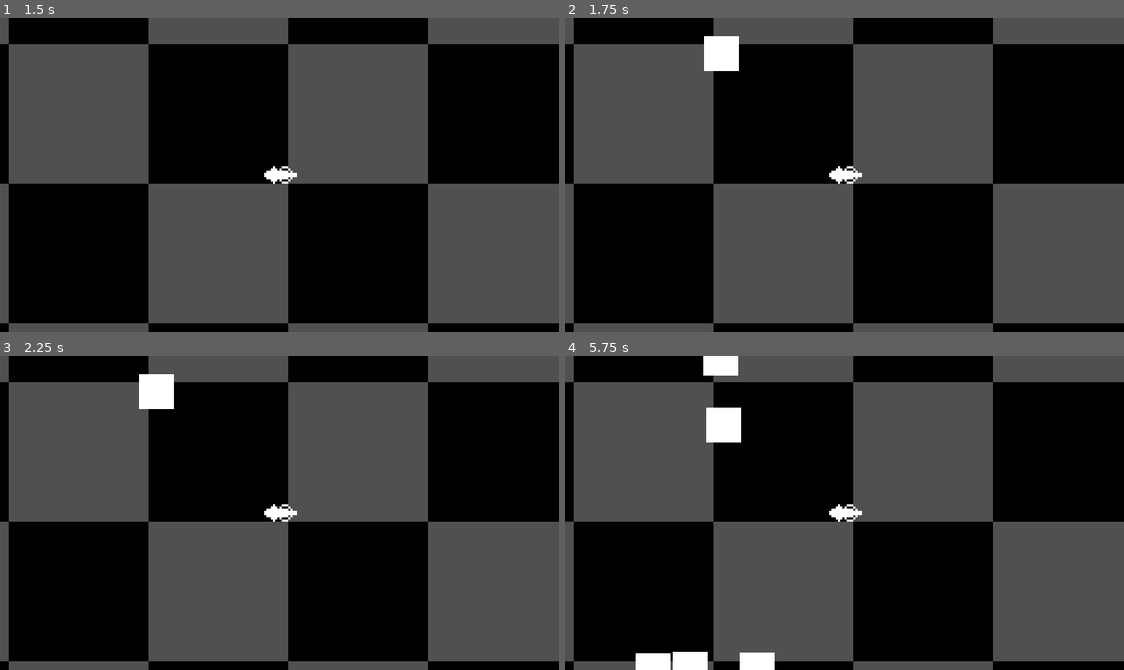
Above: before the commit, frames 1-4 (two rows, left to right).
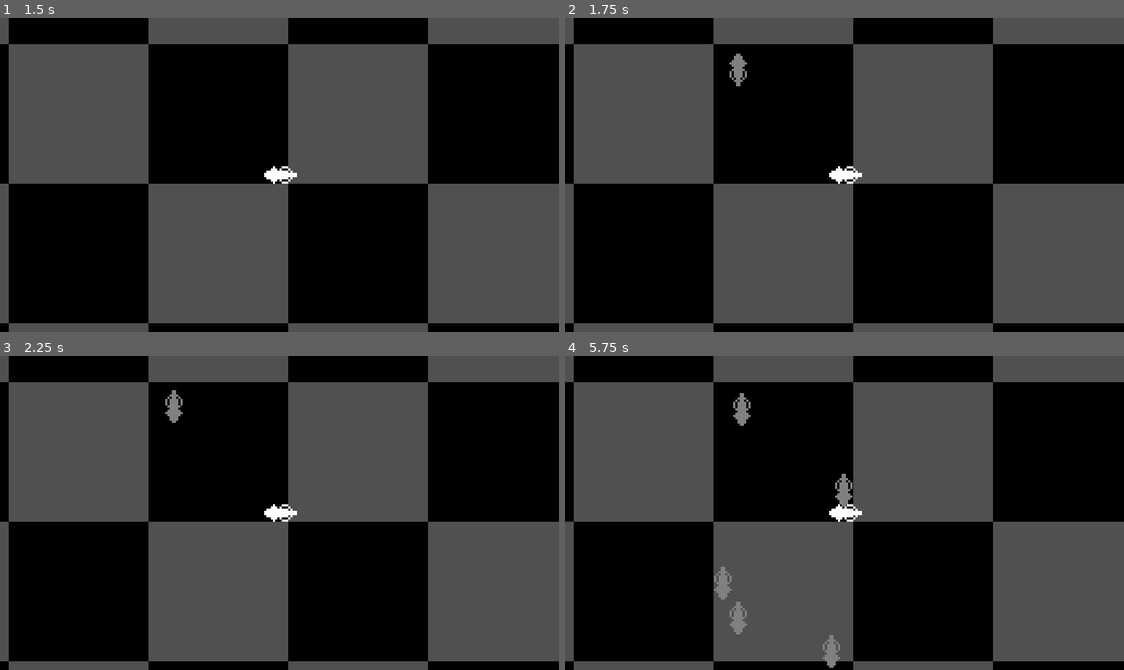
Above: after the commit, the same moments.

Repository: Chukobyte/LudumDare47
Game: Godot game, scene res://scenes/Init.tscn
The game is run twice, just before and just after one commit, with the same random seed, the same clock (stepped at 60 frames per second) and the same inputs.
Inputs:
- Up to frame 1 (1.5 s): tap Enter (ui_accept) at 0.5, 0.77, 1.25 s
- Up to frame 2 (1.75 s): tap Enter (ui_accept) at 1.52 s
- Up to frame 3 (2.25 s): no input
- Up to frame 4 (5.75 s): tap Enter (ui_accept) at 3.02, 3.77, 4.52 s

Frame 1 is identical in both runs. In frame 2, 0.8% of the frame differs, in the area x 24-33%, y 5-22%; in frame 3, 0.8%; in frame 4, 3.0%, in the area x 12-52%, y 0-100%.

Commit message:
Adding stuff to get the final stuff in...

Diff:
--- a/project.godot
+++ b/project.godot
@@ -57,6 +57,7 @@
 [autoload]
 
 Global="*res://scenes/Global.tscn"
+Gui="*res://scenes/ui/GUI.tscn"
 
 [debug]
 
--- a/scenes/Enemy.tscn
+++ b/scenes/Enemy.tscn
@@ -1,20 +1,46 @@
-[gd_scene load_steps=3 format=2]
+[gd_scene load_steps=8 format=2]
 
 [ext_resource path="res://src/Enemy.gd" type="Script" id=1]
+[ext_resource path="res://assets/images/player/player_move_up.png" type="Texture" id=2]
+[ext_resource path="res://assets/images/player/player_move_left.png" type="Texture" id=3]
+[ext_resource path="res://assets/images/player/player_move_right.png" type="Texture" id=4]
+[ext_resource path="res://assets/images/player/player_move_down.png" type="Texture" id=5]
 
-[sub_resource type="RectangleShape2D" id=1]
-extents = Vector2( 8, 8 )
+[sub_resource type="CapsuleShape2D" id=1]
+radius = 3.0
+height = 4.0
+
+[sub_resource type="SpriteFrames" id=2]
+animations = [ {
+"frames": [ ExtResource( 3 ) ],
+"loop": true,
+"name": "MoveLeft",
+"speed": 5.0
+}, {
+"frames": [ ExtResource( 4 ) ],
+"loop": true,
+"name": "MoveRight",
+"speed": 5.0
+}, {
+"frames": [ ExtResource( 2 ) ],
+"loop": true,
+"name": "MoveUp",
+"speed": 5.0
+}, {
+"frames": [ ExtResource( 5 ) ],
+"loop": true,
+"name": "MoveDown",
+"speed": 5.0
+} ]
 
 [node name="Enemy" type="KinematicBody2D"]
+modulate = Color( 0.5, 0.5, 0.5, 1 )
 script = ExtResource( 1 )
 
-[node name="ColorRect" type="ColorRect" parent="."]
-margin_right = 16.0
-margin_bottom = 16.0
-__meta__ = {
-"_edit_use_anchors_": false
-}
+[node name="CollisionShape2D" type="CollisionShape2D" parent="."]
+position = Vector2( 0, -1 )
+shape = SubResource( 1 )
 
-[node name="CollisionShape2D" type="CollisionShape2D" parent="."]
-position = Vector2( 8, 8 )
-shape = SubResource( 1 )
+[node name="AnimatedSprite" type="AnimatedSprite" parent="."]
+frames = SubResource( 2 )
+animation = "MoveUp"
--- /dev/null
+++ b/scenes/ui/GUI.tscn
@@ -0,0 +1,6 @@
+[gd_scene load_steps=2 format=2]
+
+[ext_resource path="res://src/ui/GUI.gd" type="Script" id=1]
+
+[node name="GUI" type="CanvasLayer"]
+script = ExtResource( 1 )
--- a/src/Enemy.gd
+++ b/src/Enemy.gd
@@ -1,7 +1,32 @@
 # Enemy.gd
 extends KinematicBody2D
 
+signal destroyed
+
+enum STATE {
+    FOLLOW,
+    CHASE,
+    DEATH
+}
+
 const TOLERANCE := Vector2(0.95, 0.95)
+const CHASE_DISTANCE_THRESHOLD := 60
+
+var follow_state_timer := SimpleTimer.new(4.0)
+var chase_state_timer := SimpleTimer.new(2.0)
+var death_state_timer := SimpleTimer.new(1.0)
+
+onready var animated_sprite : AnimatedSprite = $AnimatedSprite
+
+var max_speed := 90
+var acceleration := 15
+var deceleration := Vector2(0.05, 0.05)
+var velocity := Vector2(0, 0)
+
+var animation_move_down := "MoveDown"
+var animation_move_up := "MoveUp"
+var animation_move_left := "MoveLeft"
+var animation_move_right := "MoveRight"
 
 var previous_player_angle := 0.0
 var player_angle := 0.0
@@ -17,13 +42,24 @@
 var player : KinematicBody2D = null
 var player_has_circled := false
 
+var state : int = STATE.FOLLOW
 
 func _ready() -> void:
     add_to_group(GroupId.ENEMIES)
+    follow_state_timer.connect("timeout", self, "_on_follow_state_timer_timeout")
+    chase_state_timer.connect("timeout", self, "_on_chase_state_timer_timeout")
+    death_state_timer.connect("timeout", self, "_on_death_state_timer_timeout")
+    add_child(follow_state_timer)
+    add_child(chase_state_timer)
+    add_child(death_state_timer)
+    _on_chase_state_timer_timeout()
+#    follow_state_timer.start()
     if player.has_turbo:
         _on_Player_turbo_triggered()
 
 func _process(delta : float) -> void:
+    if state == STATE.DEATH:
+        return
     if player.has_turbo:
         player_angle = player.position.angle_to_point(position)
         var angle_diff : float = abs(player_angle - previous_player_angle)
@@ -40,18 +76,53 @@
         if angle_x_max && angle_x_min && angle_y_max && angle_y_min:
             player_has_circled = true
 
+    if velocity.x > 0:
+        animated_sprite.play(animation_move_right)
+    elif velocity.x < 0:
+        animated_sprite.play(animation_move_right)
+    if velocity.y > 0:
+        animated_sprite.play(animation_move_down)
+    elif velocity.y < 0:
+        animated_sprite.play(animation_move_up)
+
 func _physics_process(delta) -> void:
-    var velocity := Vector2()
-    match randi() % 4:
-        0:
-            velocity.x -= 5
-        1:
-            velocity.x += 5
-        2:
-            velocity.y -= 5
-        3:
-            velocity.y += 5
-    move_and_slide(velocity)
+    var distance := player.position.distance_to(position)
+    var dir = (player.position - position).normalized()
+    var current_max_speed := max_speed
+    match state:
+        STATE.FOLLOW:
+            if distance <= CHASE_DISTANCE_THRESHOLD:
+                dir = -dir
+        STATE.CHASE:
+            current_max_speed += 25
+        STATE.DEATH:
+            velocity = Vector2()
+            rotation_degrees += 5
+    velocity.x = clamp(velocity.x + (dir.x * acceleration), -current_max_speed, current_max_speed)
+    velocity.y = clamp(velocity.y + (dir.y * acceleration), -current_max_speed, current_max_speed)
+#        match randi() % 4:
+#            0:
+#                velocity.x -= 5
+#            1:
+#                velocity.x += 5
+#            2:
+#                velocity.y -= 5
+#            3:
+#                velocity.y += 5
+    velocity = move_and_slide(velocity)
+
+func _on_follow_state_timer_timeout() -> void:
+    state = STATE.CHASE
+#    chase_state_timer.start()
+    chase_state_timer.random_start(3, 6)
+
+func _on_chase_state_timer_timeout() -> void:
+    state = STATE.FOLLOW
+    follow_state_timer.random_start(3, 6)
+#    follow_state_timer.start()
+
+func _on_death_state_timer_timeout() -> void:
+    queue_free()
 
 func _on_Player_turbo_triggered() -> void:
     previous_player_angle = player.position.angle_to_point(position)
@@ -60,7 +131,9 @@
 
 func _on_Player_loop_enclosed() -> void:
     if player_has_circled:
-        queue_free()
+        emit_signal("destroyed")
+        state = STATE.DEATH
+        death_state_timer.start()
         player_has_circled = false
         angle_x_max = false
         angle_x_min = false
--- a/src/Main.gd
+++ b/src/Main.gd
@@ -2,7 +2,7 @@
 extends Node2D
 
 const ENEMY_PACKAGED_SCENE := preload("res://scenes/Enemy.tscn")
-const ENEMIES_TO_SPAWN := 10
+const MAX_ENEMIES := 5
 var spawned_enemies := 0
 var enemy_spawn_timer := SimpleTimer.new(1.0)
 
@@ -16,6 +16,7 @@
 
 func _on_enemy_spawn_timer_timeout() -> void:
     var enemy_instance : KinematicBody2D = ENEMY_PACKAGED_SCENE.instance()
+    enemy_instance.connect("destroyed", self, "_on_enemy_instance_destroyed")
     player.connect("turbo_triggered", enemy_instance, "_on_Player_turbo_triggered")
     player.connect("turbo_loop_enclosed", enemy_instance, "_on_Player_loop_enclosed")
     enemy_instance.player = player
@@ -30,5 +31,10 @@
     enemy_instance.position = player.position + rand_position
     add_child(enemy_instance)
     spawned_enemies += 1
-    if spawned_enemies < ENEMIES_TO_SPAWN:
+    if spawned_enemies < MAX_ENEMIES:
         enemy_spawn_timer.start()
+
+func _on_enemy_instance_destroyed() -> void:
+    spawned_enemies -= 1
+    if enemy_spawn_timer.is_stopped():
+        enemy_spawn_timer.start()
--- a/src/script_classes/SimpleTimer.gd
+++ b/src/script_classes/SimpleTimer.gd
@@ -11,3 +11,7 @@
     one_shot = one_shot_value
     process_mode = process_mode_value
     autostart = auto_start_value
+
+func random_start(min_value : int, max_value : int) -> void:
+    var rand_value := clamp((randi() % max_value) + randf(), min_value, max_value)
+    start(rand_value)
--- /dev/null
+++ b/src/ui/GUI.gd
@@ -0,0 +1,2 @@
+# GUI.gd
+extends CanvasLayer
